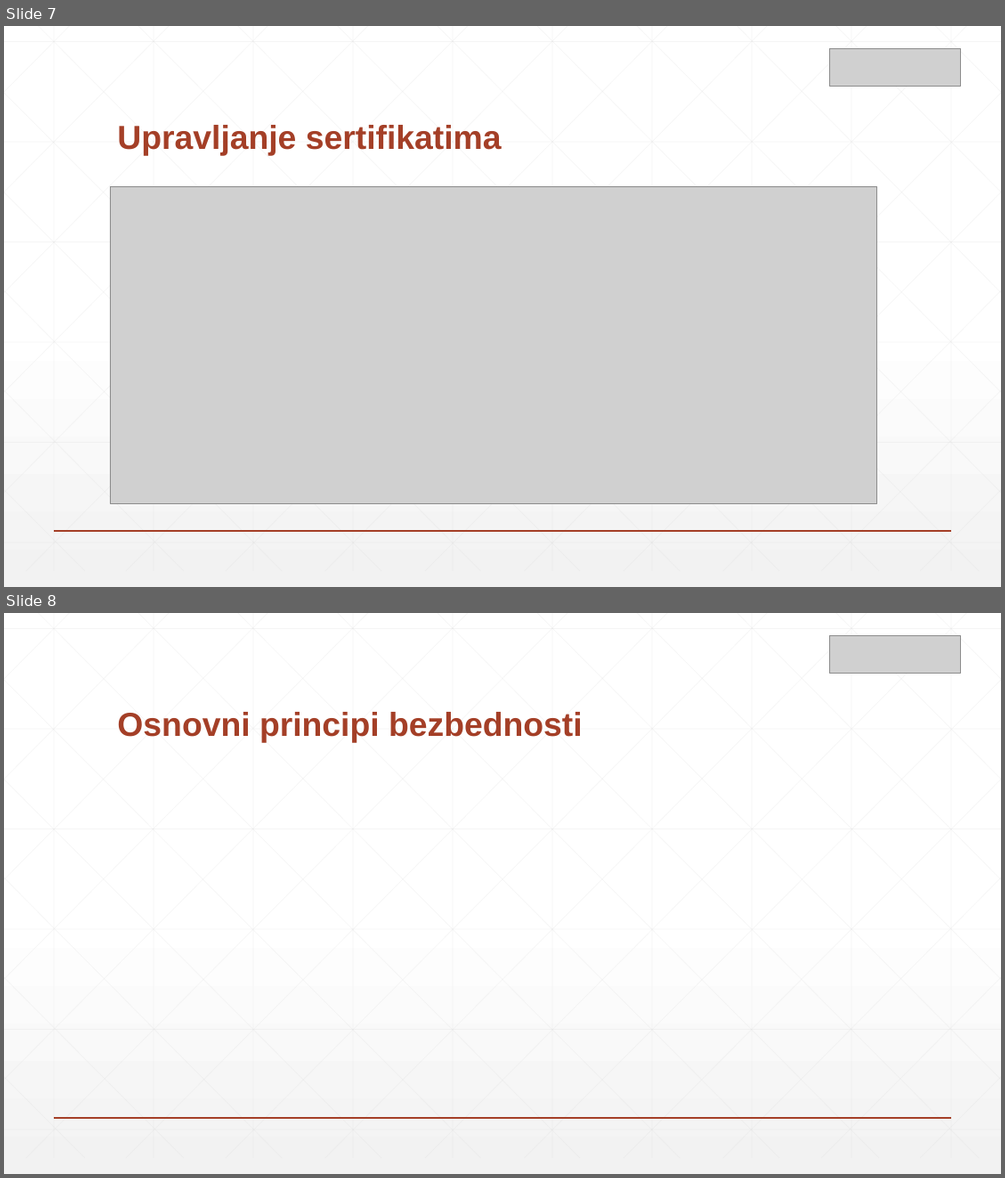
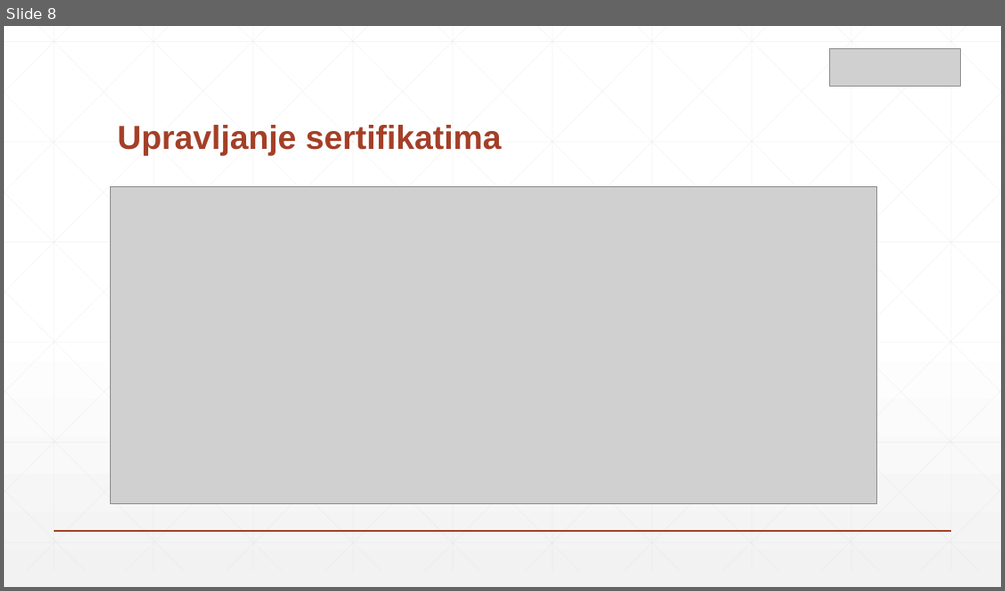
Before and after one commit to zsrdjan/presentations, a slide deck: azure-meetup-key-vault/presentation.pptx. Shown one above the other, each under a label of ours: slides 7 and 8 before the commit, slide 8 after it. The pictures are 1005x1178 and 1005x591 pixels, drawn with LibreOffice and Linux fonts; fonts in the diff are those of the drawing; grey boxes stand for pictures. Boxes give left, top, right and bottom in pixels: in the first picture for what was removed or moved away, otherwise in the second. Text is boxed around its words. In the diff, an @@ line names an element or a change of style, - is before the commit and + after.

```diff
--- a/azure-meetup-key-vault/presentation.pptx
+++ b/azure-meetup-key-vault/presentation.pptx
@@ slide 8 removed at (x1=4, y1=613, x2=1001, y2=1174), background gradient #FFFFFF to #F2F2F2; not listed: 47 template elements that a slide beside it also shows @@
@@ picture removed at (x1=830, y1=635, x2=961, y2=673) @@
@@ title removed at (x1=117, y1=712, x2=582, y2=743) @@
-Osnovni principi bezbednosti
@@ what was slide 7 is now slide 8 @@
```
Also in this commit, not shown: 3 slides changed, 8 slides added, 8 other slides removed.
